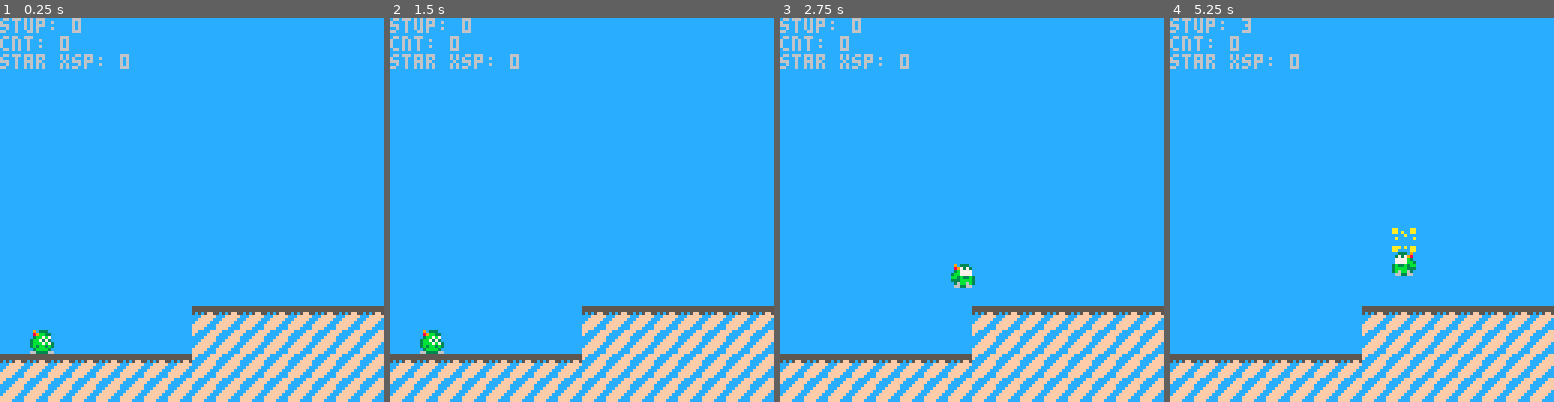
Above: before the commit, frames 1-4 (left to right).
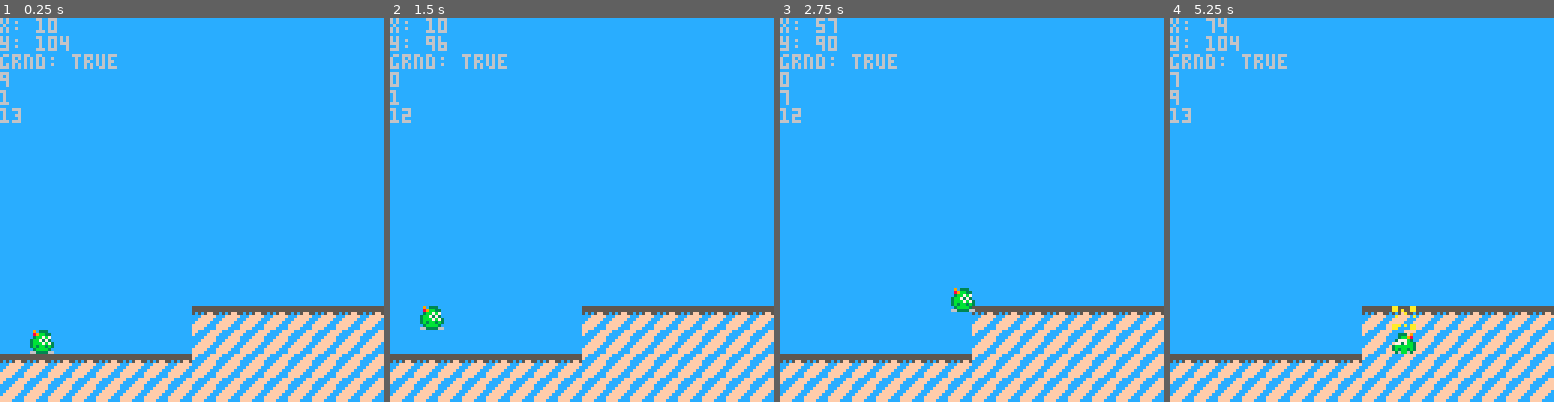
Above: after the commit, the same moments.

Repository: EzDzzIt/GreenGuyGaiden
Game: PICO-8 cartridge ggg.p8
The game is run twice, just before and just after one commit, with the same random seed, the same clock (stepped at 60 frames per second) and the same inputs.
Inputs:
- Up to frame 1 (0.25 s): no input
- Up to frame 2 (1.5 s): tap X (X key) at 0.33, 1.07 s; tap O (Z key) at 0.7 s
- Up to frame 3 (2.75 s): hold Right 1.6-2.1 s; tap O (Z key) at 1.7, 2.1, 2.5 s; tap X (X key) at 1.85 s; hold Right from 2.47 s (still down)
- Up to frame 4 (5.25 s): tap O (Z key) every 0.4 s from 2.9 to 4.9 s; tap X (X key) at 2.97, 4.08, 5.2 s; release Right at 3.03 s; hold Left 3.08-3.58 s; hold Right 4.02-4.68 s; hold Left from 5.08 s (still down)

The runs differ from the first frame. In frame 1, 1.3% of the frame differs, in the area x 0-34%, y 0-28%; in frame 2, 2.1%; in frame 3, 2.0%; in frame 4, 2.1%, in the area x 0-65%, y 0-88%.

Commit message:
started implementing collision
currently does not work, need more math

Diff:
--- a/ggg.p8
+++ b/ggg.p8
@@ -2,7 +2,7 @@
 version 41
 __lua__
 --main engine functions
-
+--testing git functionality
 function _init()
 	cls(0)
 --setup object arrays
@@ -28,10 +28,12 @@
 	if player.y >= 128 then
 		player.dead = true
 	end
-	--debugging ground
-	if player.y >= 104 then
-		player.y = 104
+	--check for ground collision
+	if mget(flr(player.x/8),ceil((player.y/16))) == 9 or player.y==104 then
 		player.grnd = true
+		player.ysp = 0
+	else
+		player.grnd = false
 	end
 
 	--t is my counter, dude
@@ -98,7 +100,7 @@
 		player.jmpcool = jmpclim
 		--play sound on jump?--
 	end
-	player.ysp=-2
+	player.ysp=-1
 	player.jmp=true
 	player.grnd=false
 	jmplim=0
@@ -264,10 +266,12 @@
 -->8
 --debug
 function debug()
-	print("stup: " .. tostr(star.stup))
-	print("cnt: " .. tostr(star.cnt))
-	print("star xsp: " .. tostr(star.xsp))
-
+	print("x: " .. tostr(player.x))
+	print("y: " .. tostr(player.y))
+	print("grnd: " .. tostr(player.grnd))
+	print(mget(flr(player.x/8),ceil((player.y)/16)-1))
+	print(flr(player.x/8))
+	print(ceil((player.y/8)))
 end
 __gfx__
 00000000090333000903330009033300090333000903330000000000ffccccffcccccccc55555555000000000000000000000000000000000000000000000000
